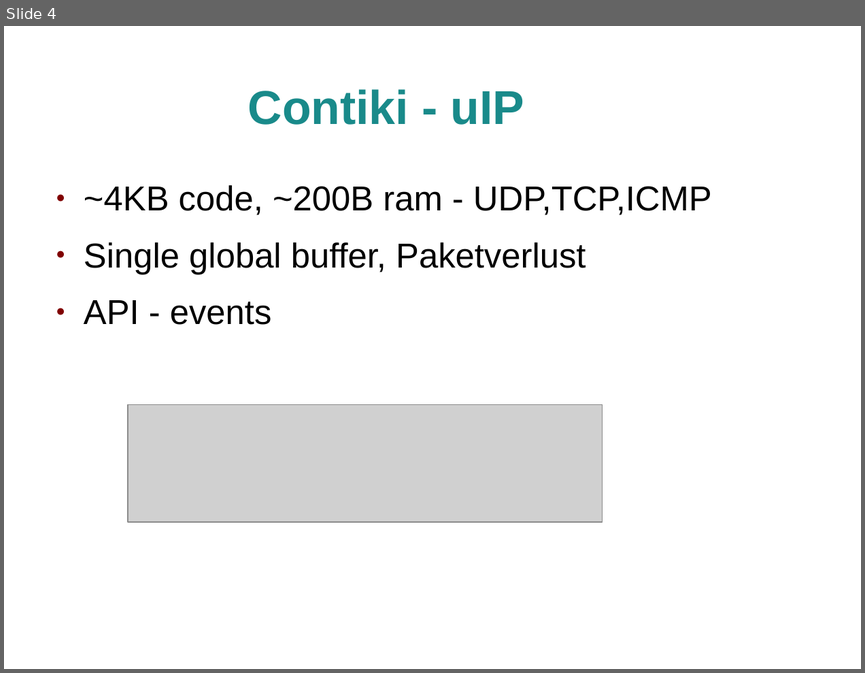
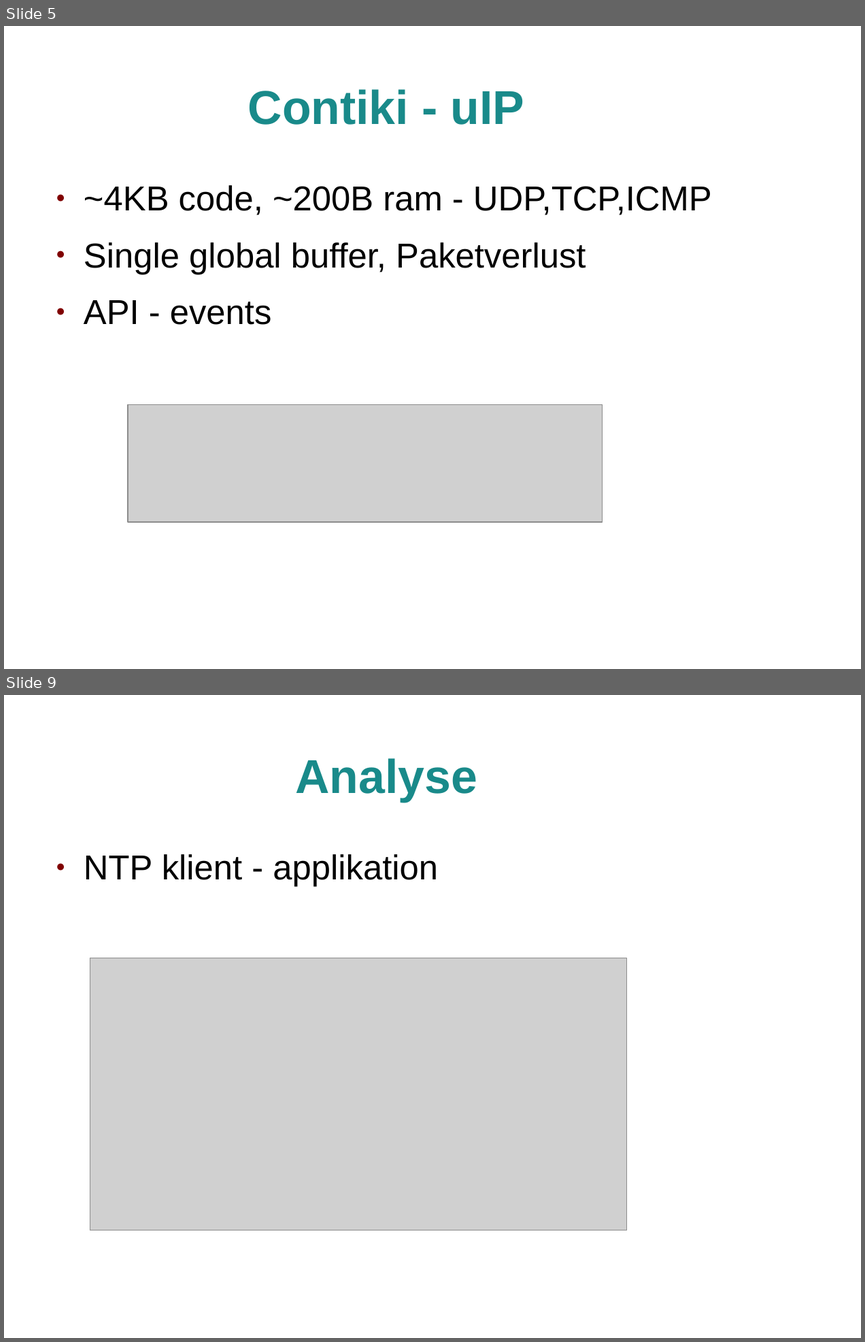
Before and after one commit to jlusticky/Bachelor-thesis, a slide deck: kolloquium/kolloquium.odp. Shown one above the other, each under a label of ours: slide 4 before the commit, slides 5 and 9 after it; the slides between them are not shown. The pictures are 865x673 and 865x1342 pixels, drawn with LibreOffice and Linux fonts; fonts in the diff are those of the drawing; grey boxes stand for pictures; background and template pictures are left out. Boxes give left, top, right and bottom in pixels: in the first picture for what was removed or moved away, otherwise in the second. Text is boxed around its words. In the diff, an @@ line names an element or a change of style, - is before the commit and + after.

```diff
--- a/kolloquium/kolloquium.odp
+++ b/kolloquium/kolloquium.odp
@@ slide 9 added at [4,695,861,1338], background picture (left out) @@
@@ title added at [295,758,477,802], 44 pt, text #198A8A, bold @@
+Analyse
@@ text added at [84,854,438,887], 32 pt, text #000000 @@
+● NTP klient - applikation
@@ picture added at [90,957,627,1230] @@
@@ what was slide 4 is now slide 5 @@
```
Also in this commit, not shown: 1 slide changed, 4 other slides added, 9 other files.
